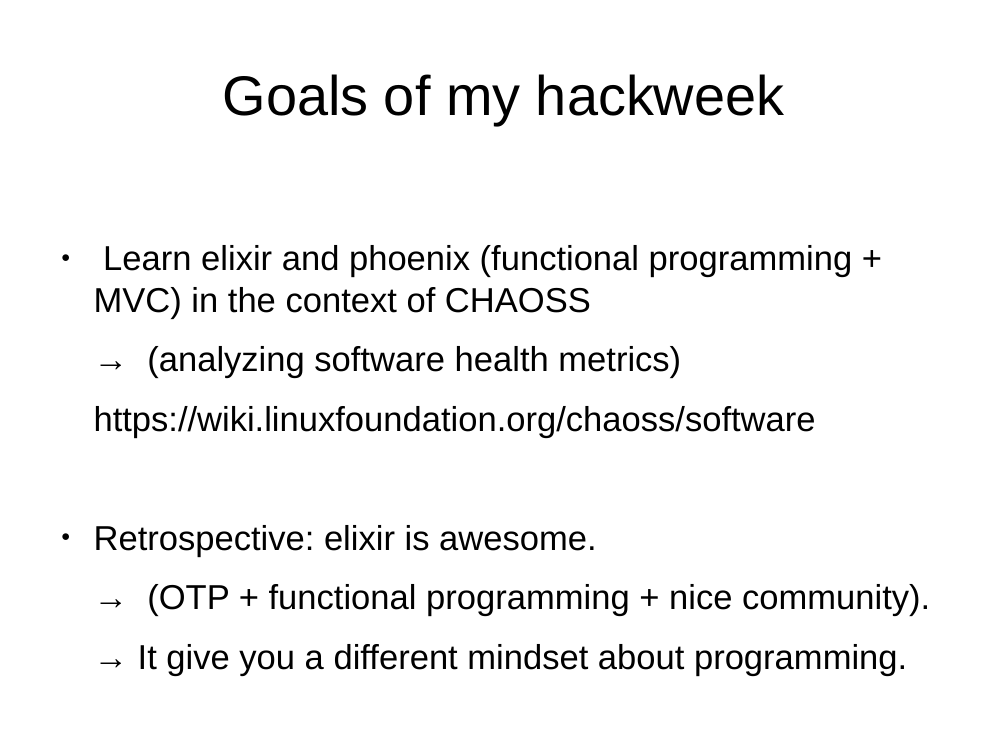
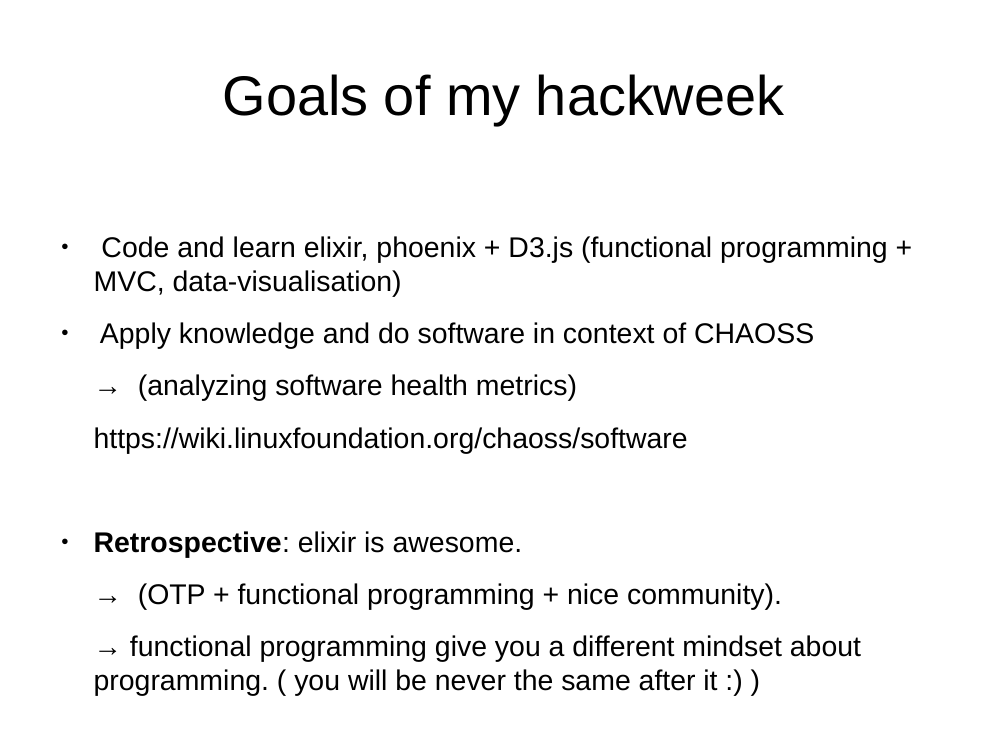
Before and after one commit to MalloZup/presentations, a slide deck: slide 3 of 2018/hackweek/elixir.odp. Drawn at 1008x756 pixels with LibreOffice and Linux fonts; fonts in the diff are those of the drawing. Boxes give left, top, right and bottom in pixels: in the first picture for what was removed or moved away, otherwise in the second. Text is boxed around its words. In the diff, an @@ line names an element or a change of style, - is before the commit and + after.

Commit message:
add doc

```diff
--- a/2018/hackweek/elixir.odp
+++ b/2018/hackweek/elixir.odp
@@ text at <box>94,236,888,349</box>: text changed; size 27.2 to 22.4 pt @@
-● Learn elixir and phoenix (functional programming + MVC) in the context of CHAOSS
+● Code and learn elixir, phoenix + D3.js (functional programming + MVC, data-visualisation)
+● Apply knowledge and do software in context of CHAOSS
@@ text at <box>94,374,782,610</box>: size 27.2 to 22.4 pt in "→ (analyzing software health metrics)", "https://wiki.linuxfoundation.org/chaoss/software", "Retrospective: elixir is awesome.", "→ (OTP + functional programming + nice ..."; bold on in "Retrospective:" @@
@@ text at <box>94,635,861,696</box>: text changed; size 27.2 to 22.4 pt @@
-→ It give you a different mindset about programming.
+→ functional programming give you a different mindset about programming. ( you will be never the same after it :) )
```
